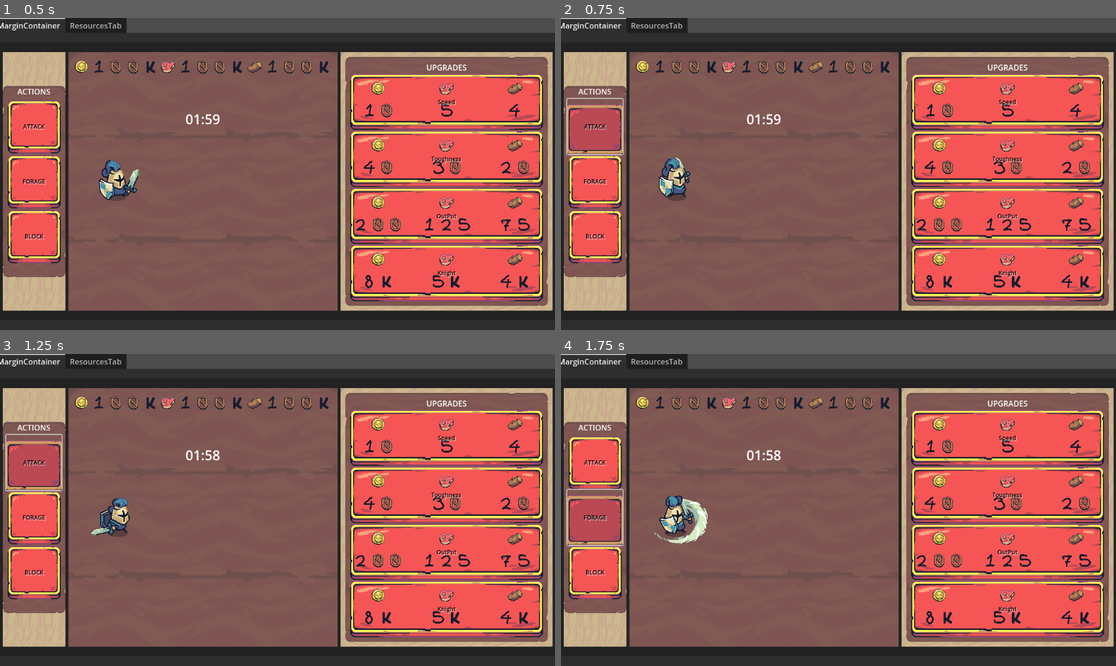
Above: before the commit, frames 1-4 (two rows, left to right).
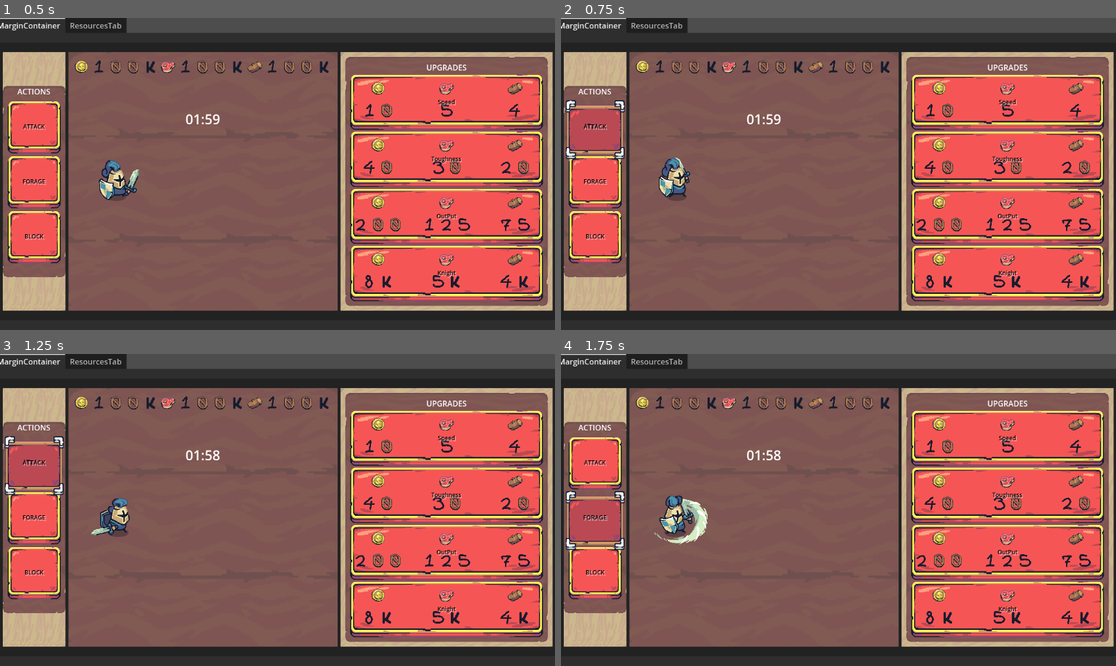
Above: after the commit, the same moments.

Repository: pedropple-droid/Incremental_Knight
Game: Godot game, scene res://scenes/main.tscn
The game is run twice, just before and just after one commit, with the same random seed, the same clock (stepped at 60 frames per second) and the same inputs.
Inputs (mouse positions are in pixels of both pictures, inside the frame that each line leads up to):
- Up to frame 1 (0.5 s): no input
- Up to frame 2 (0.75 s): click (594, 127) at 0.5 s
- Up to frame 3 (1.25 s): no input
- Up to frame 4 (1.75 s): click (594, 516) at 1.25 s

Frame 1 is identical in both runs. In frame 2, 0.5% of the frame differs, in the area x 0-12%, y 25-46%; in frame 3, 0.5%; in frame 4, 0.5%.

Commit message:
0.1.1.5.0
damm bro, you doing good
added a action hold in mouse button
fixed the cursos variables, it was completely spaghetti before, now its based on states, working much better and its scalable, also, doing good

Diff:
--- a/Scripts/main.gd
+++ b/Scripts/main.gd
@@ -1,4 +1,5 @@
-# add a mouse hidden animation for action hold and upgrade success
+# your ai added a function where foragin pauses the timing, work with that
+# add a mouse hidden animation for upgrade success
 # qte still kinda sucks, it's kinda just there in number and in visual
 # still about qte, i could add a differente color meter for when my knight is
 # waiting to finish an action to perform another one, or, maybe, make different
@@ -60,6 +61,13 @@
 	GOLD,
 }
 
+enum CursorState {
+	NORMAL,
+	HOVER_ACTION,
+	STICKY_ACTION,
+	FREE_HOVER,
+}
+
 var upgrades := {
 	UpgradeType.OUTPUT: {
 		"wood_cost": 75,
@@ -214,8 +222,6 @@
 	UpgradeType.KNIGHT: knight_panel,
 	UpgradeType.TOUGHNESS: toughness_panel,
 }
-
-var buttons: Array
 
 @onready var animation: AnimationPlayer = $AnimationPlayer
 @onready var spd_label: Label = $TabContainer/MarginContainer/PanelContainer/MarginContainer/HBOrganizer/UpgradeSpace/MarginContainer/UpgradePanel/UpgradeMargin/HBoxupgrade/SpdPanel/SpeedUpgradeButton/SpdLabel
@@ -262,7 +268,9 @@
 @onready var toughness_panel: PanelContainer = $TabContainer/MarginContainer/PanelContainer/MarginContainer/HBOrganizer/UpgradeSpace/MarginContainer/UpgradePanel/UpgradeMargin/HBoxupgrade/ToughnessPanel
 @onready var out_put_panel: PanelContainer = $TabContainer/MarginContainer/PanelContainer/MarginContainer/HBOrganizer/UpgradeSpace/MarginContainer/UpgradePanel/UpgradeMargin/HBoxupgrade/OutPutPanel
 @onready var knight_panel: PanelContainer = $TabContainer/MarginContainer/PanelContainer/MarginContainer/HBOrganizer/UpgradeSpace/MarginContainer/UpgradePanel/UpgradeMargin/HBoxupgrade/KnightPanel
-
+@onready var fake_cursor: TextureRect = $FakeCursor
+
+var buttons: Array
 var gold: int = 100000
 var meat: int = 100000
 var wood: int = 100000
@@ -302,6 +310,11 @@
 
 var at_pawn := false
 
+var cursor_state := CursorState.NORMAL
+var sticky_button: Button = null
+var sticky_offset := Vector2(-6, 0)
+var normal_offset := Vector2(-60, -60)
+
 func _ready() -> void:
 	await get_tree().process_frame
 	buttons = [attack, block, forage]
@@ -345,6 +358,28 @@
 	setup_timer()
 
 func _process(delta):
+	match cursor_state:
+		CursorState.NORMAL:
+			Input.set_mouse_mode(Input.MOUSE_MODE_VISIBLE)
+			fake_cursor.visible = false
+		CursorState.HOVER_ACTION:
+			if pressing:
+				return
+			fake_cursor.visible = true
+			Input.set_mouse_mode(Input.MOUSE_MODE_HIDDEN)
+			fake_cursor.global_position = get_global_mouse_position() + normal_offset
+		CursorState.STICKY_ACTION:
+			if sticky_button:
+				Input.set_mouse_mode(Input.MOUSE_MODE_VISIBLE)
+				fake_cursor.visible = true
+				fake_cursor.global_position = sticky_button.global_position + sticky_offset
+		CursorState.FREE_HOVER:
+			if pressing:
+				fake_cursor.visible = true
+			else:
+				fake_cursor.visible = false
+				Input.set_mouse_mode(Input.MOUSE_MODE_VISIBLE)
+
 	for type in upgrade_patches.keys():
 		update_upgrade_patch(type)
 	time_left = max(time_left - delta * timer_speed_multiplier, 0)
@@ -440,7 +475,6 @@
 	var out_time := 0.5 / upgrade_anim_speed
 	var tween = get_tree().create_tween()
 
-	tween = get_tree().create_tween()
 	tween.tween_property(
 		label_type,
 		"theme_override_font_sizes/font_size",
@@ -901,14 +935,14 @@
 # this one has a differnte var aspect than the one above, fix hereby
 func declare_hovered_action(button):
 	var tween = get_tree().create_tween()
-	var vector_hover_in := Vector2(115, 115)
-	var vector_hover_out := Vector2(110, 110)
+	var vector_hover_in := Vector2(1.05, 1.05)
+	var vector_hover_out := Vector2(1, 1)
 	var vector_position_adjust := Vector2(-3, -3)
 	if hovering:
-		Input.set_custom_mouse_cursor(CURSOR_02, Input.CURSOR_ARROW, Vector2 (25, 18))
+		cursor_state = CursorState.HOVER_ACTION
 		tween.tween_property(
 			button,
-			"size",
+			"scale",
 			vector_hover_in,
 			0.2
 		).set_trans(Tween.TRANS_SINE)
@@ -920,22 +954,21 @@
 		).set_trans(Tween.TRANS_SINE)
 		await tween.finished
 	else:
-		Input.set_custom_mouse_cursor(CURSOR_01, Input.CURSOR_ARROW, Vector2 (25, 18))
 		tween.kill()
 		await get_tree().create_timer(0.1).timeout
 		tween = get_tree().create_tween()
 		tween.tween_property(
 			button,
-			"size",
+			"scale",
 			vector_hover_out,
 			0.1
-		).set_trans(Tween.TRANS_BACK)
+		).set_trans(Tween.TRANS_BOUNCE)
 		tween.parallel().tween_property(
 			button,
 			"position",
-			Vector2 (0, 0),
+			Vector2(0, 0),
 			0.1
-		).set_trans(Tween.TRANS_BACK)
+		)
 
 func _on_attack_mouse_entered() -> void:
 	hovering = true
@@ -991,13 +1024,23 @@
 		return
 
 func _on_attack_pressed() -> void:
+	sticky_button = attack
+	cursor_state = CursorState.STICKY_ACTION
 	switch_action(ActionType.ATTACK)
 
 func _on_forage_pressed() -> void:
+	sticky_button = forage
+	cursor_state = CursorState.STICKY_ACTION
 	switch_action(ActionType.FORAGE)
 
 func _on_block_pressed() -> void:
+	sticky_button = block
+	cursor_state = CursorState.STICKY_ACTION
 	switch_action(ActionType.BLOCK)
+
+func clear_sticky():
+	sticky_button = null
+	cursor_state = CursorState.NORMAL
 
 func switch_action(new_action: ActionType) -> void:
 	if current_action == new_action and pressing:
@@ -1030,3 +1073,7 @@
 	else:
 		print("[CHECK_NINE_PATCH] not pressing")
 		ninepatch.set("texture", SMALL_RED_SQUARE_BUTTON_REGULAR)
+
+func _on_visual_space_mouse_entered() -> void:
+	if cursor_state == CursorState.STICKY_ACTION or CursorState.HOVER_ACTION:
+		cursor_state = CursorState.FREE_HOVER
--- a/scenes/main.tscn
+++ b/scenes/main.tscn
@@ -36,6 +36,7 @@
 [ext_resource type="Texture2D" uid="uid://w4eajqn34lbk" path="res://UnitsTextureRect/NativeSprites/Idle/WarriorIdle6.png" id="50_1v6qk"]
 [ext_resource type="Texture2D" uid="uid://bm46om57pmjta" path="res://UnitsTextureRect/NativeSprites/Idle/WarriorIdle7.png" id="51_augu2"]
 [ext_resource type="Texture2D" uid="uid://pcuq8484b6i1" path="res://UnitsTextureRect/NativeSprites/Idle/WarriorIdle8.png" id="52_tm6hj"]
+[ext_resource type="Texture2D" uid="uid://m2j7b6we60s3" path="res://TinySword/UI Elements/UI Elements/Cursors/Cursor_04.png" id="53_o7ddy"]
 [ext_resource type="Texture2D" uid="uid://d0duj1ps1bkyy" path="res://UnitsTextureRect/WarBlock/WarBlock1.png" id="62_152kg"]
 [ext_resource type="Texture2D" uid="uid://d1yslcusj5pb" path="res://UnitsTextureRect/WarBlock/WarBlock2.png" id="63_r4e17"]
 [ext_resource type="Texture2D" uid="uid://cw4oklbkw4stc" path="res://UnitsTextureRect/WarBlock/WarBlock4.png" id="65_mlv25"]
@@ -62,6 +63,22 @@
 
 [sub_resource type="StyleBoxEmpty" id="StyleBoxEmpty_1v6qk"]
 
+[sub_resource type="StyleBoxEmpty" id="StyleBoxEmpty_tm6hj"]
+
+[sub_resource type="StyleBoxEmpty" id="StyleBoxEmpty_kf5aa"]
+
+[sub_resource type="StyleBoxEmpty" id="StyleBoxEmpty_o7ddy"]
+
+[sub_resource type="StyleBoxEmpty" id="StyleBoxEmpty_augu2"]
+
+[sub_resource type="StyleBoxEmpty" id="StyleBoxEmpty_e755i"]
+
+[sub_resource type="StyleBoxEmpty" id="StyleBoxEmpty_xhfw6"]
+
+[sub_resource type="StyleBoxEmpty" id="StyleBoxEmpty_1epgm"]
+
+[sub_resource type="StyleBoxEmpty" id="StyleBoxEmpty_152kg"]
+
 [sub_resource type="StyleBoxFlat" id="StyleBoxFlat_dnhof"]
 bg_color = Color(0.46098474, 0.46098474, 0.46098474, 0)
 
@@ -429,6 +446,14 @@
 size_flags_horizontal = 6
 size_flags_vertical = 6
 theme_override_font_sizes/font_size = 16
+theme_override_styles/normal = SubResource("StyleBoxEmpty_tm6hj")
+theme_override_styles/normal_mirrored = SubResource("StyleBoxEmpty_kf5aa")
+theme_override_styles/pressed = SubResource("StyleBoxEmpty_o7ddy")
+theme_override_styles/pressed_mirrored = SubResource("StyleBoxEmpty_augu2")
+theme_override_styles/hover_mirrored = SubResource("StyleBoxEmpty_e755i")
+theme_override_styles/disabled = SubResource("StyleBoxEmpty_xhfw6")
+theme_override_styles/disabled_mirrored = SubResource("StyleBoxEmpty_1epgm")
+theme_override_styles/focus = SubResource("StyleBoxEmpty_152kg")
 flat = true
 icon_alignment = 1
 expand_icon = true
@@ -483,6 +508,14 @@
 theme_override_colors/font_outline_color = Color(1, 1, 0, 0.21568628)
 theme_override_constants/outline_size = 0
 theme_override_font_sizes/font_size = 16
+theme_override_styles/normal = SubResource("StyleBoxEmpty_tm6hj")
+theme_override_styles/normal_mirrored = SubResource("StyleBoxEmpty_kf5aa")
+theme_override_styles/pressed = SubResource("StyleBoxEmpty_o7ddy")
+theme_override_styles/pressed_mirrored = SubResource("StyleBoxEmpty_augu2")
+theme_override_styles/hover_mirrored = SubResource("StyleBoxEmpty_e755i")
+theme_override_styles/disabled = SubResource("StyleBoxEmpty_xhfw6")
+theme_override_styles/disabled_mirrored = SubResource("StyleBoxEmpty_1epgm")
+theme_override_styles/focus = SubResource("StyleBoxEmpty_152kg")
 flat = true
 
 [node name="Forage9PRect" type="NinePatchRect" parent="TabContainer/MarginContainer/PanelContainer/MarginContainer/HBOrganizer/ActionSpace/MarginContainer/SliderPanel/MarginContainer/VBoxContainer/ForagePanel/forage"]
@@ -535,6 +568,14 @@
 theme_override_colors/font_outline_color = Color(1, 1, 0, 0.21568628)
 theme_override_constants/outline_size = 0
 theme_override_font_sizes/font_size = 16
+theme_override_styles/normal = SubResource("StyleBoxEmpty_tm6hj")
+theme_override_styles/normal_mirrored = SubResource("StyleBoxEmpty_kf5aa")
+theme_override_styles/pressed = SubResource("StyleBoxEmpty_o7ddy")
+theme_override_styles/pressed_mirrored = SubResource("StyleBoxEmpty_augu2")
+theme_override_styles/hover_mirrored = SubResource("StyleBoxEmpty_e755i")
+theme_override_styles/disabled = SubResource("StyleBoxEmpty_xhfw6")
+theme_override_styles/disabled_mirrored = SubResource("StyleBoxEmpty_1epgm")
+theme_override_styles/focus = SubResource("StyleBoxEmpty_152kg")
 flat = true
 
 [node name="Block9PRect" type="NinePatchRect" parent="TabContainer/MarginContainer/PanelContainer/MarginContainer/HBOrganizer/ActionSpace/MarginContainer/SliderPanel/MarginContainer/VBoxContainer/BlockPanel/block"]
@@ -1538,23 +1579,13 @@
 &"": SubResource("AnimationLibrary_c6pm6")
 }
 
-[node name="Label" type="Label" parent="."]
+[node name="FakeCursor" type="TextureRect" parent="."]
 visible = false
-layout_mode = 1
-anchors_preset = 8
-anchor_left = 0.5
-anchor_top = 0.5
-anchor_right = 0.5
-anchor_bottom = 0.5
-offset_left = -585.0
-offset_top = -40.0
-offset_right = -102.99997
-offset_bottom = -12.0
-grow_horizontal = 2
-grow_vertical = 2
-theme_override_colors/font_color = Color(0, 0, 0, 1)
-theme_override_font_sizes/font_size = 20
-text = "gOODdow win1!!!!1111im goin gto sleep goodbuye"
+layout_mode = 0
+offset_right = 40.0
+offset_bottom = 40.0
+mouse_filter = 2
+texture = ExtResource("53_o7ddy")
 
 [connection signal="tab_changed" from="TabContainer" to="." method="_on_tab_container_tab_changed"]
 [connection signal="mouse_entered" from="TabContainer/MarginContainer/PanelContainer/MarginContainer/HBOrganizer/ActionSpace/MarginContainer/SliderPanel/MarginContainer/VBoxContainer/AttackPanel/attack" to="." method="_on_attack_mouse_entered"]
@@ -1566,6 +1597,7 @@
 [connection signal="mouse_entered" from="TabContainer/MarginContainer/PanelContainer/MarginContainer/HBOrganizer/ActionSpace/MarginContainer/SliderPanel/MarginContainer/VBoxContainer/BlockPanel/block" to="." method="_on_block_mouse_entered"]
 [connection signal="mouse_exited" from="TabContainer/MarginContainer/PanelContainer/MarginContainer/HBOrganizer/ActionSpace/MarginContainer/SliderPanel/MarginContainer/VBoxContainer/BlockPanel/block" to="." method="_on_block_mouse_exited"]
 [connection signal="pressed" from="TabContainer/MarginContainer/PanelContainer/MarginContainer/HBOrganizer/ActionSpace/MarginContainer/SliderPanel/MarginContainer/VBoxContainer/BlockPanel/block" to="." method="_on_block_pressed"]
+[connection signal="mouse_entered" from="TabContainer/MarginContainer/PanelContainer/MarginContainer/HBOrganizer/VisualSpace" to="." method="_on_visual_space_mouse_entered"]
 [connection signal="mouse_entered" from="TabContainer/MarginContainer/PanelContainer/MarginContainer/HBOrganizer/UpgradeSpace/MarginContainer/UpgradePanel/UpgradeMargin/HBoxupgrade/SpdPanel/SpeedUpgradeButton" to="." method="_on_speed_upgrade_button_mouse_entered"]
 [connection signal="mouse_exited" from="TabContainer/MarginContainer/PanelContainer/MarginContainer/HBOrganizer/UpgradeSpace/MarginContainer/UpgradePanel/UpgradeMargin/HBoxupgrade/SpdPanel/SpeedUpgradeButton" to="." method="_on_speed_upgrade_button_mouse_exited"]
 [connection signal="mouse_entered" from="TabContainer/MarginContainer/PanelContainer/MarginContainer/HBOrganizer/UpgradeSpace/MarginContainer/UpgradePanel/UpgradeMargin/HBoxupgrade/ToughnessPanel/ToughnessButton" to="." method="_on_toughness_button_mouse_entered"]
Not shown: 1 places in scenes/main.tscn that only renumber resources
